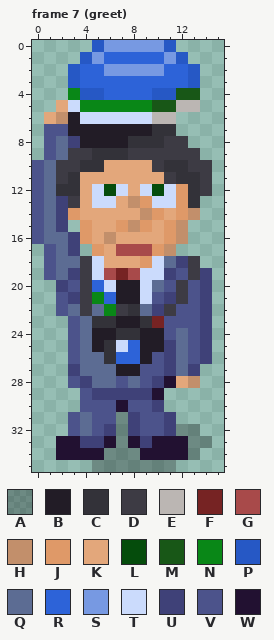
One commit to this pixel-art file: art/cfe-ksv-pikmets.aseprite. The picture above is the old version.
16x36 pixels, 7 frames. Shown: frame 7 (greet). The commit also changed other frames, which this record leaves out.
Visible layers, top first: "kasi", "kann", "head", "kaamera", "fraater", "shadow" opacity 27%.
Palette (. is transparent): A #00000046  B #221c26  C #333239  D #3d3b44  E #bbb6b3  F #762323  G #a84a4a  H #c28f6b  J #df9968  K #e3a77b  L #054c0c  M #185717  N #098717  P #2658c5  Q #5c6c93  R #2d63d8  S #7799e2  T #cbdbfc  U #3f4178  V #4c538b  W #221131
Pixels before, frame 7 (greet), first column x 0:
 0 .....PSSSSSP...
 1 ....PSRRRRRSP..
 2 ...PRRSSSSSRRP.
 3 ...PRRRRRRRRRP.
 4 ...NPPRRRRPPMM.
 5 ..KTNNNNNNMMEE.
 6 .KHBTTTTTTEE...
 7 .VVBBBBBBBCC...
 8 .VQUBBBBCCCDD..
 9 .VQDDCCCDDDDDD.
10 VQDDCCKKKKDCCDD
11 VQDCKKKKKKKDCCD
12 VQCCKTLTKTLTJCD
13 VQUDKTTKHJTTJC.
14 VQUJKKKKKHJKJH.
15 VQU.JKKJHJKJH..
16 VQQUJKHKKKKJH..
17 .VQU.JKGGGJH...
18 .VQQDTKKKJTQUD.
19 .VQUDTGFGTTUVDU
20 ..UVDRTBBTQVDVU
21 ..VUDNRBBTVUDVU
22 ..VQDQNDCQUDVVU
23 ...VQCCBBCFVVVU
24 ...VQBBCCBBVQVU
25 ...VQBCTRBBUQVU
26 ...VQQCRRBVUQVU
27 ...UQQQBBVVUQU.
28 ...VUQQVQVUWKH.
29 ....VUUUUUW....
30 ....VVVWVVU....
31 ...VQVVAUVVU...
32 ...VQVUAUVVUAA.
33 ..WWUUWAWUWWWAA
34 ..WWWWAAAWWWWA.
35 .....AAAAAAA...
Once edited:
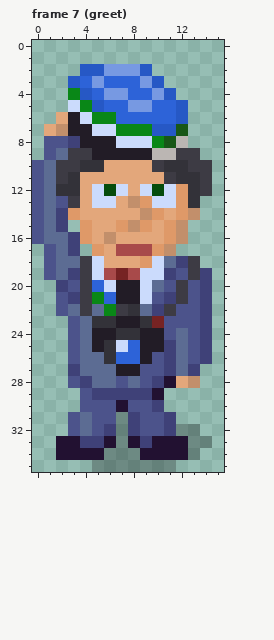
From the commit log: Add long greet animation for Pikmets
Edits made:
Changed rows in their new state; - is an unchanged pixel.
Frame 7 (greet), layers "head", "fraater":
first column x 1:
 0 ----.......--
 1 ---.........-
 2 --.PP---P....
 3 ----S---SP...
 4 ----RSS--S-..
 5 -.--PRRSSRRP.
 6 .K--NNRRRRRP-
 7 KH--TTNNNPPM-
 8 -V----TTTNME-
 9 ----BBBBBEE--
first column x 2:
13 V
